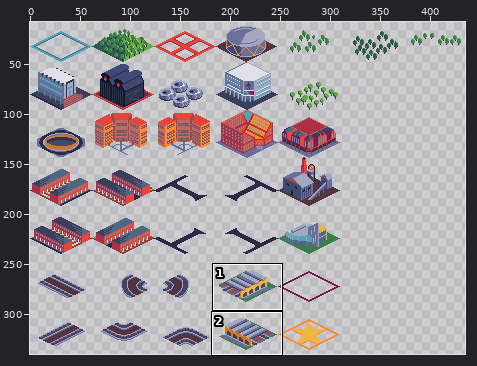
A pixel-art file gets an edit: Buildings.aseprite. Above: a wide view before the commit, with the close-up outlined.
Close-up. Old version:
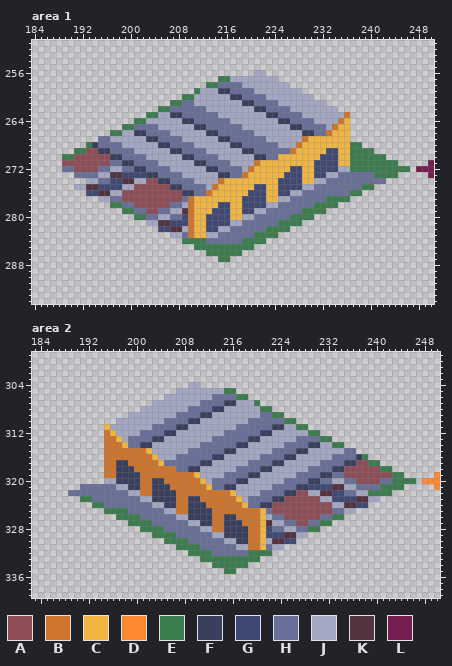
558x432 pixels, 1 frame. Shown: area 1: x 184..250, y 251..294; area 2: x 183..250, y 299..339. The wide view leaves out empty margins.
Visible layers, top first: "Buildings", "Layer 1".
Palette (. is transparent): A #8f4d57  B #cf752b  C #f0b541  D #ff8933  E #3b7d4f  F #3a3f5e  G #404973  H #686f99  J #a3a7c2  K #52333f  L #781d4f
Pixels before, area 1 (only the part around the change), first column x 184:
251 ...................................................................
252 ...................................................................
253 ...................................................................
254 ...................................................................
255 ...................................................................
256 .....................................JJ............................
257 ...............................EEJJJJJJJJ..........................
258 .............................EEHHHHJJJJJJJJ........................
259 ...........................EJJJFFHHHHJJJJJJJJ......................
260 .........................EEJJJJJJFFHHHHJJJJJJJJ....................
261 .......................EEHHJJJJJJJJFFHHHHJJJJJJJJ..................
262 .....................EEHHHHHHJJJJJJJJFFHHHHJJJJJJJJ................
263 ...................EEJJFFHHHHHHJJJJJJJJFFHHHHJJJJJJJB..............
264 .................EEJJJJJJFFHHHHHHJJJJJJJJFFHHHHJJJJBC..............
265 ...............EEHHHHJJJJJJFFHHHHHHJJJJJJJJFFHHHHJBCC..............
266 .............EEJJFFHHHHJJJJJJFFHHHHHHJJJJJJJJFFHHBCCC..............
267 ...........HHJJJJJJFFHHHHJJJJJJFFHHHHHHJJJJJJBCCCCCCC..............
268 .........EFHHHHJJJJJJFFHHHHJJJJJJFFHHHHHHJJJBCCCCCCCCEE............
269 .......EEAAFFHHHHJJJJJJFFHHHHJJJJJJFFHHHHHHBCCCCCGGCCEEEE..........
270 .....EEAAAAAAFFHHHHJJJJJJFFHHHHJJJJJJFFHHCCCCCCCGGGCCEEEEEE........
271 .....AAAAAAAAHHFFHHHHJJJJJJFFHHHHJJJJBCCCCCCCCCGGGGCCEEEEEEEE.....L
272 .....HHAAAAHHJJHHFFHHHHJJJJJJFFHHHHJBCCCCCCGGCCGGGGJJEEEEEEEEEE.LLL
273 .......HHHHJJKKGGGGFFHHHHJJJJJJFFHHBCCCCCCGGGCCGGJJHHHHHHEEEE.....L
274 .........JJHHGGKKJJAAFFHHHHJJJJBCCCCCCCCCGGGGCCJJHHHHHHHHHH........
275 .......JJKKGGGGJJAAAAAAFFHHHHJBCCCCCCGGCCGGGGJJHHHHHHHHEE..........
276 .........GGKKJJAAAAAAAAAAFFHHBCCCCCCGGGCCGGJJHHHHHHHHEE............
277 ...........JJHHAAAAAAAAAAHBCCCCCCCCGGGGCCJJHHHHHHEEEE..............
278 .............EEHHAAAAAAHHJBCCCCGGCCGGGGJJHHHHHHEEEE................
279 ...............EEHHAAHHJJKBCCCGGGCCGGJJHHHHHHEEEE..................
280 .................EEHHJJHHGBCCGGGGCCJJHHHHHHEEEE....................
281 ...................JJKKGGGBCCGGGGJJHHHHHHEEEE......................
282 .....................GGKKJBCCGGJJHHHHHHEEEE........................
283 .......................JJHBCCJJHHHHHHEEEE..........................
284 .........................EEEEHHHHHHEEEE............................
285 ...........................EEEEEEEEEE..............................
286 .............................EEEEEE................................
287 ...............................EE..................................
288 ...................................................................
289 ...................................................................
290 ...................................................................
291 ...................................................................
292 ...................................................................
293 ...................................................................
294 ...................................................................
Pixels before, area 2 (only the part around the change), first column x 183:
299 ....................................................................
300 ....................................................................
301 ....................................................................
302 ....................................................................
303 ....................................................................
304 ..........................JJ........................................
305 ........................JJJJJJJJEE..................................
306 ......................JJJJJJJJHHHHEE................................
307 ....................JJJJJJJJHHHHFFJJJE..............................
308 ..................JJJJJJJJHHHHFFJJJJJJEE............................
309 ................JJJJJJJJHHHHFFJJJJJJJJHHEE..........................
310 ..............JJJJJJJJHHHHFFJJJJJJJJHHHHHHEE........................
311 ............CJJJJJJJHHHHFFJJJJJJJJHHHHHHFFJJEE......................
312 ............BCJJJJHHHHFFJJJJJJJJHHHHHHFFJJJJJJEE....................
313 ............BBCJHHHHFFJJJJJJJJHHHHHHFFJJJJJJHHHHEE..................
314 ............BBBCHHFFJJJJJJJJHHHHHHFFJJJJJJHHHHFFJJEE................
315 ............BBBBBBBCJJJJJJHHHHHHFFJJJJJJHHHHFFJJJJJJHH..............
316 ............BBBBBBBBCJJJHHHHHHFFJJJJJJHHHHFFJJJJJJHHHHFE............
317 ............BBFFBBBBBCHHHHHHFFJJJJJJHHHHFFJJJJJJHHHHFFAAEE..........
318 ............BBFFFBBBBBBBHHFFJJJJJJHHHHFFJJJJJJHHHHFFAAAAAAEE........
319 ............BBFFFFBBBBBBBBBCJJJJHHHHFFJJJJJJHHHHFFHHAAAAAAAAEE.....D
320 ............JJFFFFBBFFBBBBBBCJHHHHFFJJJJJJHHHHFFHHJJHHAAAAHHEEEE.DDD
321 ........HHHHHHJJFFBBFFFBBBBBBCHHFFJJJJJJHHHHFFGGGGKKJJHHHHEEEE.....D
322 ......HHHHHHHHHHJJBBFFFFBBBBBBBBBCJJJJHHHHFFAAJJKKGGHHJJEEEE........
323 ........EEHHHHHHHHJJFFFFBBFFBBBBBBCJHHHHFFAAAAAAJJGGGGKKJJ..........
324 ..........EEHHHHHHHHJJFFBBFFFBBBBBBCHHFFAAAAAAAAAAJJKKGG............
325 ............EEEEHHHHHHJJBBFFFFBBBBBBBBCHAAAAAAAAAAHHJJ..............
326 ..............EEEEHHHHHHJJFFFFBBFFBBBBCJHHAAAAAAHHEE................
327 ................EEEEHHHHHHJJFFBBFFFBBBCKJJHHAAHHEE..................
328 ..................EEEEHHHHHHJJBBFFFFBBCGHHJJHHEE....................
329 ....................EEEEHHHHHHJJFFFFBBCGGGKKJJ......................
330 ......................EEEEHHHHHHJJFFBBCJKKGG........................
331 ........................EEEEHHHHHHJJBBCHJJ..........................
332 ..........................EEEEHHHHHHEEEE............................
333 ............................EEEEEEEEEE..............................
334 ..............................EEEEEE................................
335 ................................EE..................................
336 ....................................................................
337 ....................................................................
338 ....................................................................
339 ....................................................................
After:
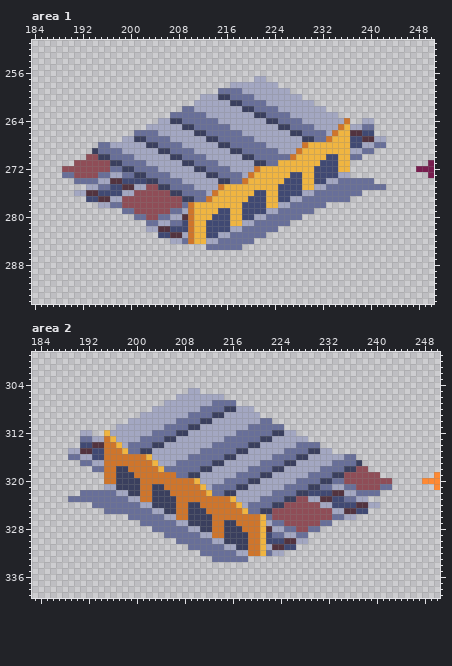
What changed:
Changed rows in their new state; - is an unchanged pixel.
Area 1, layer "Buildings":
first column x 189:
256 --------------------------------..------------------------
257 --------------------------......--..----------------------
258 ------------------------....JJ------..--------------------
259 ----------------------....HH--JJ------..------------------
260 --------------------...---FFHH--JJ------..----------------
261 ------------------....------FFHH--JJ------..--------------
262 ----------------....--JJ------FFHH--JJ------..------------
263 --------------....HH----JJ------FFHH--JJ------..----------
264 ------------....--FFHH----JJ------FFHH--JJ----JB--JJ------
265 ----------....JJ----FFHH----JJ------FFHH--JJ-JB-JJHH------
266 --------....HH--JJ----FFHH----JJ------FFHH--JB--KKGG------
267 ------....--FFHH--JJ----FFHH----JJ------FFHHB---GGKKJJ----
268 ----..--JJ----FFHH--JJ----FFHH----JJ---JB-------GGJJHH----
269 --...FHH--JJ----FFHH--JJ----FFHH----JJJB----CC--JJHH------
270 ....--FFHH--JJ----FFHH--JJ----FFHH--HHB----C----HH....----
271 ..------FFHH--JJ----FFHH--JJ----FFHH------C-----........--
272 AA----AAHHFFHH--JJ----FFHH--JJ-JB-----CC------CC..........
273 HHAAAAHHJJHHFFHH--JJ----FFHH--JB-----C------GGJJ........--
274 --HHHHJJKKGGGGFFHH--JJ----FFHHB-----C-----GGJJ------..----
275 --..JJHH--KKJJ--FFHH--JJ-JB-----CC------CCJJ------HHHH----
276 --JJKKGGGGJJ------FFHH--JB-----C------GGJJ------HH--------
277 ----GGKKJJ----------FFHHB-----C-----GGJJ----HHHH----------
278 ------JJHHAA------AAH-----CC------CCJJ----HH..------------
279 ----------HHAA--AAHHJ----C------GGJJ----HH..--------------
280 ------------HHAAHHJJK---C-----GGJJ----HH..----------------
281 --------------HHJJHH--------CCJJ----HH..------------------
282 --------------JJKKGGG-----GGJJ----HH..--------------------
283 ----------------GGKKJ---GGJJ----HH..----------------------
284 ------------------JJHBCCJJ----HH..------------------------
285 ----------------------..HHHHHH..--------------------------
286 ------------------------......----------------------------
287 --------------------------..------------------------------
Area 2, layer "Buildings":
first column x 189:
304 --------------------..------------------------------------
305 ------------------..--......------------------------------
306 ----------------..------JJ....----------------------------
307 --------------..------JJ--HH....--------------------------
308 ------------..------JJ--HHFF---...------------------------
309 ----------..------JJ--HHFF------....----------------------
310 --------..------JJ--HHFF------JJ--....--------------------
311 ------..------JJ--HHFF------JJ----HH....------------------
312 --JJ--CJ----JJ--HHFF------JJ----HHFF--....----------------
313 --HHJJ-CJ-JJ--HHFF------JJ----HHFF----JJ....--------------
314 --GGKK--CJ--HHFF------JJ----HHFF----JJ--HH....------------
315 JJKKGG---CHHFF------JJ----HHFF----JJ--HHFF--....----------
316 HHJJGG-------CJ---JJ----HHFF----JJ--HHFF----JJ--..--------
317 --HHJJ--BB----CJJJ----HHFF----JJ--HHFF----JJ--HHF...------
318 ----HH----B----CHH--HHFF----JJ--HHFF----JJ--HHFF--....----
319 -----------B------HHFF----JJ--HHFF----JJ--HHFF------....--
320 ------BB------BB-----CJ-JJ--HHFF----JJ--HHFFHHAA----AA....
321 --....JJFF------B-----CJ--HHFF----JJ--HHFFHHJJHHAAAAHH..--
322 ..------JJFF-----B-----CHHFF----JJ--HHFFGGGGKKJJHHHH..----
323 HHHH------JJBB------BB-----CJ-JJ--HHFF--JJKK--HHJJ..------
324 ----HH------JJFF------B-----CJ--HHFF------JJGGGGKKJJ------
325 ------HHHH----JJFF-----B-----CHHFF----------JJKKGG--------
326 --------..HH----JJBB------BB-----HAA------AAHHJJ----------
327 ----------..HH----JJFF------B----JHHAA--AAHH--------------
328 ------------..HH----JJFF-----B---KJJHHAAHH----------------
329 --------------..HH----JJBB--------HHJJHH------------------
330 ----------------..HH----JJFF-----GGGKKJJ------------------
331 ------------------..HH----JJFF---JKKGG--------------------
332 --------------------..HH----JJBBCHJJ----------------------
333 ----------------------..HHHHHH..--------------------------
334 ------------------------......----------------------------
335 --------------------------..------------------------------
